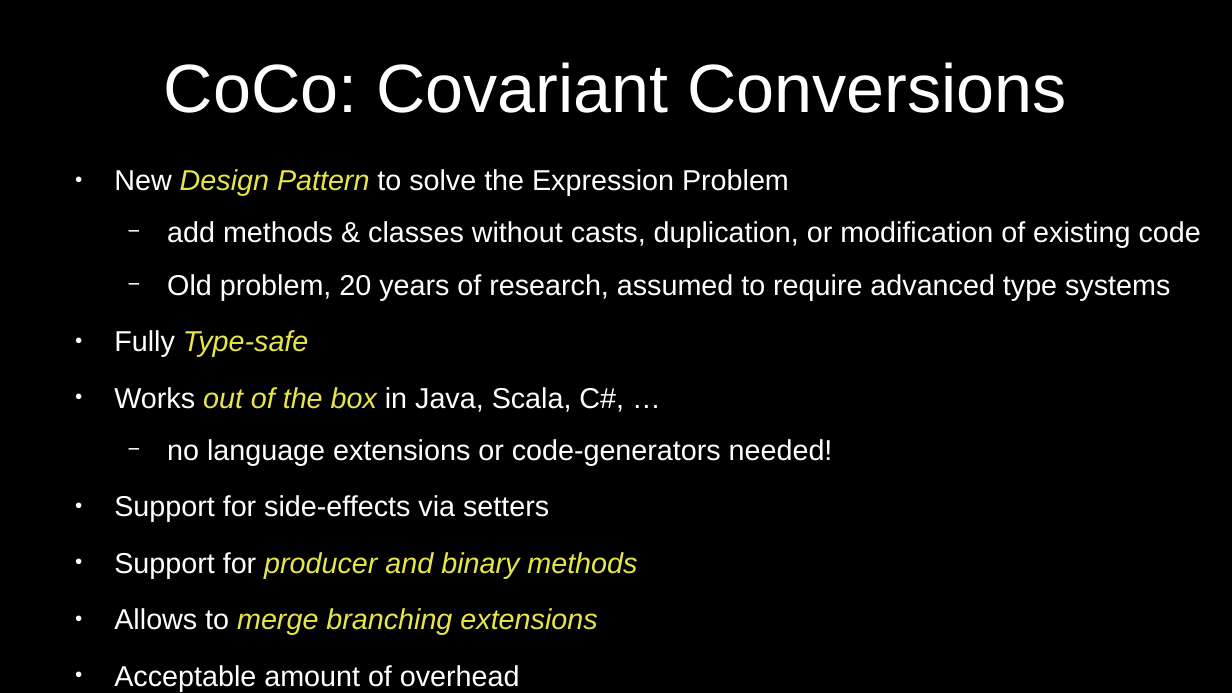
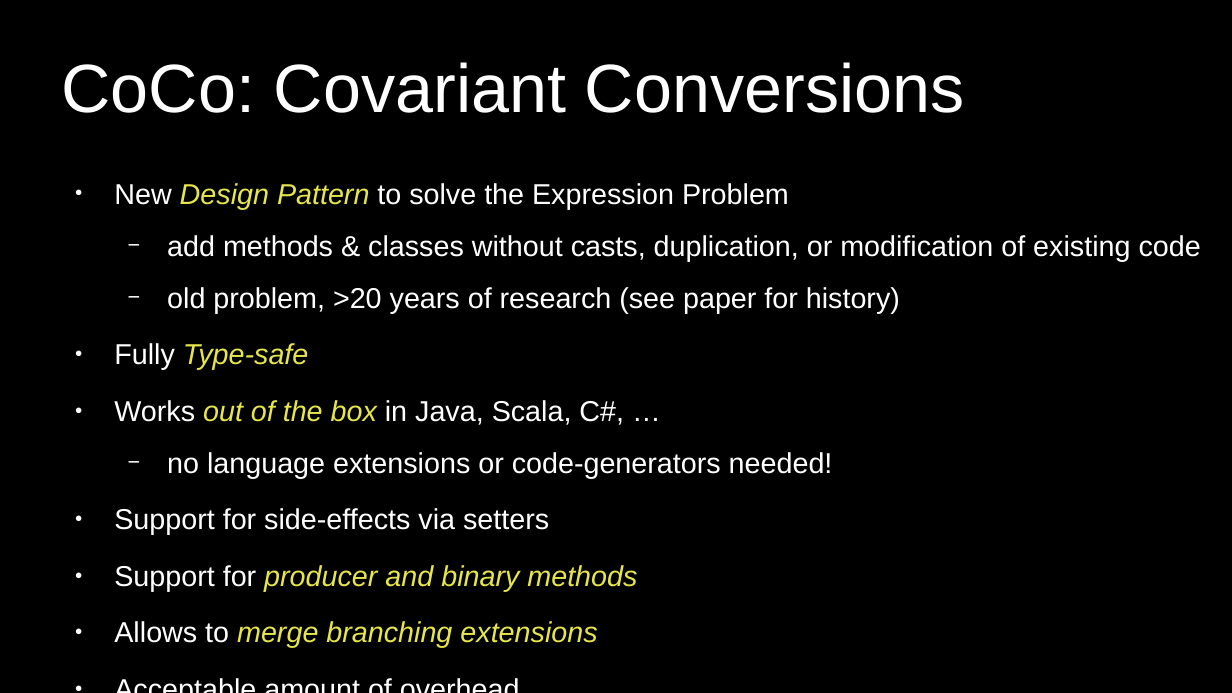
Before and after one commit to JanBessai/ecoop-coco-presentation, a slide deck: slide 3 of slides/slides.odp (slide 2 before the commit). Drawn at 1232x693 pixels with LibreOffice and Linux fonts; fonts in the diff are those of the drawing. Boxes give left, top, right and bottom in pixels: in the first picture for what was removed or moved away, otherwise in the second. Text is boxed around its words. In the diff, an @@ line names an element or a change of style, - is before the commit and + after.

```diff
--- a/slides/slides.odp
+++ b/slides/slides.odp
@@ title "CoCo: Covariant Conversions" at [62,62,964,113]: alignment centre to left @@
@@ text "New Design Pattern to solve ...": place and size @@
-text "New Design Pattern to solve ..." at [114,169,1201,635]
+text "New Design Pattern to solve ..." at [114,183,1201,648]
@@ text at [167,287,900,313]: text changed @@
-  − Old problem, 20 years of research, assumed to require advanced type systems
+  − old problem, >20 years of research (see paper for history)
```
Also in this commit, not shown: 4 other slides changed, 1 slide added, 3 other files.
